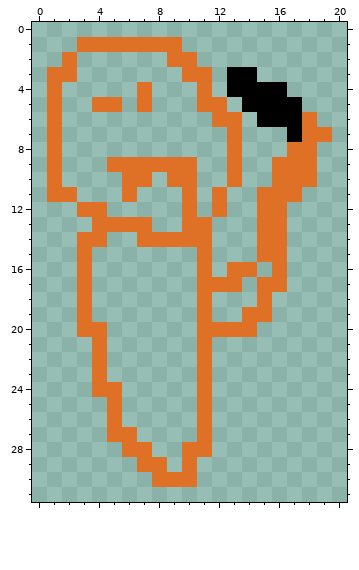
One commit to this pixel-art file: Assets/art/_placeholder_enemy.aseprite. That is the earlier state.
32x32 pixels, 1 frame. Shown: x 0..20, y 0..31. The old version is drawn lined up with the new one.
The result:
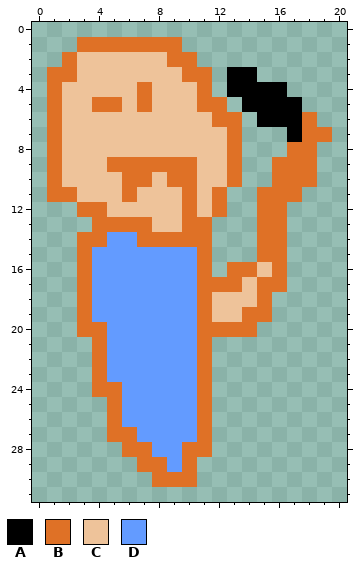
Palette (. is transparent): A #000000  B #df7126  C #eec39a  D #639bff
Diff:
whole drawing moved by -9,+1 (the old picture is shown already moved)
y 2: x 3..8 ...... -> CCCCCC
y 3: x 3..9 ....... -> CCCCCCC
y 4: x 2..6 ..... -> CCCCC; x 8..10 ... -> CCC
y 5: x 2..3 .. -> CC; x 6 . -> C; x 8..10 ... -> CCC
y 6: x 2..11 .......... -> CCCCCCCCCC
y 7..8: x 2..12 ........... -> CCCCCCCCCCC
y 9: x 2..4 ... -> CCC; x 11..12 .. -> CC
y 10: x 2..5 .... -> CCCC; x 8 . -> C; x 11..12 .. -> CC
y 11: x 3..5 ... -> CCC; x 7..9 ... -> CCC; x 11 . -> C
y 12: x 5..9 ..... -> CCCCC; x 11 . -> C
y 13: x 8..9 .. -> CC
y 14: x 5..6 .. -> DD
y 15: x 4..10 ....... -> DDDDDDD
y 16: x 4..10 ....... -> DDDDDDD; x 15 . -> C
y 17: x 4..10 ....... -> DDDDDDD; x 14 . -> C
y 18: x 4..10 ....... -> DDDDDDD; x 12..14 ... -> CCC
y 19: x 4..10 ....... -> DDDDDDD; x 12..13 .. -> CC
y 20..23: x 5..10 ...... -> DDDDDD
y 24..26: x 6..10 ..... -> DDDDD
y 27: x 7..10 .... -> DDDD
y 28: x 8..9 .. -> DD
y 29: x 9 . -> D
Pixel boxes of the changes (left, top, right, bottom) in both pictures:
added: (62, 52, 272, 472)
